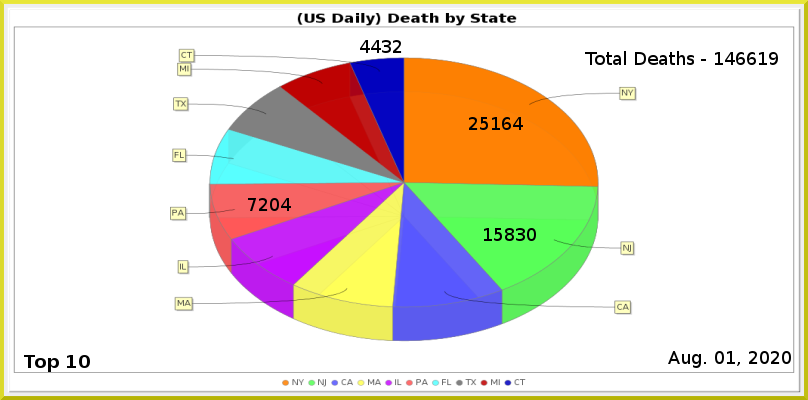
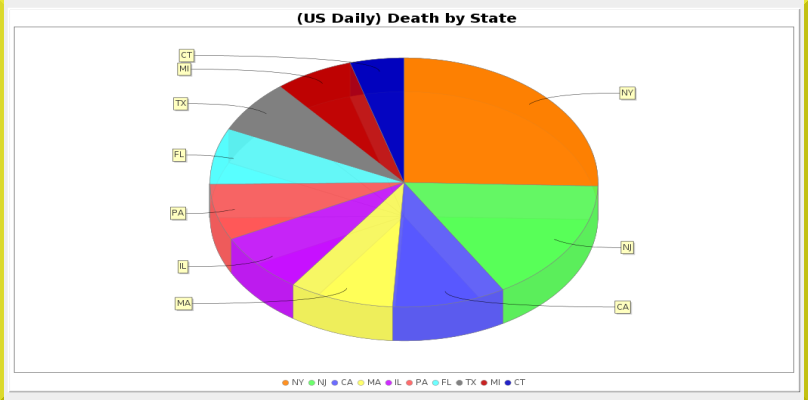
Layer changes from the first w=808, h=400 image to the second:
added layer "Pasted Layer" above "Border Layer" over [4, 0, 804, 400]
painted on "PA" over [281, 198, 291, 211]
painted on "NJ" over [527, 228, 536, 241]
painted on "NY" over [502, 117, 523, 130]
renamed "Total Deaths - 146619" to "Total Deaths - 147134", painted on it over [585, 51, 778, 65]
painted on "Current Date" over [727, 351, 735, 364]
